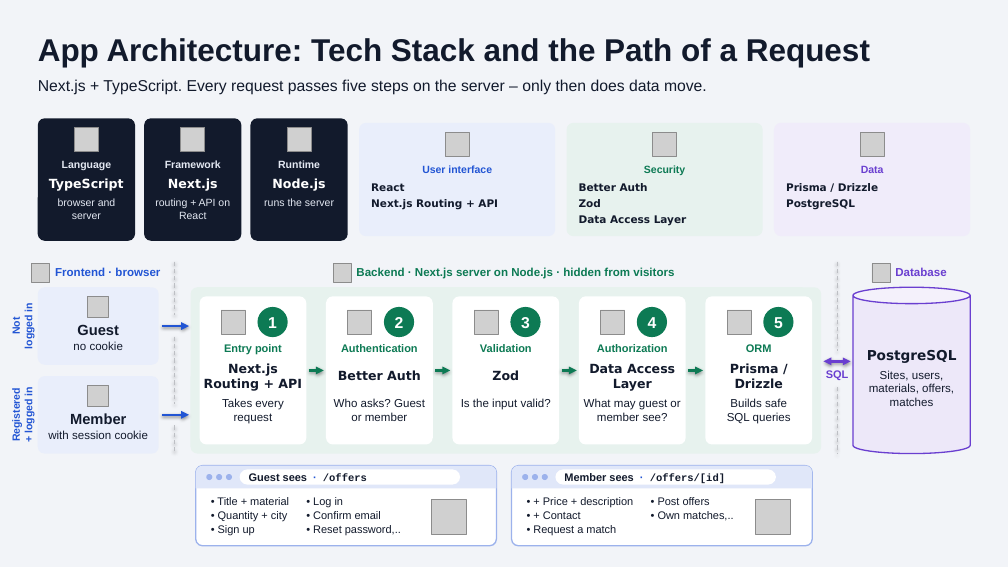
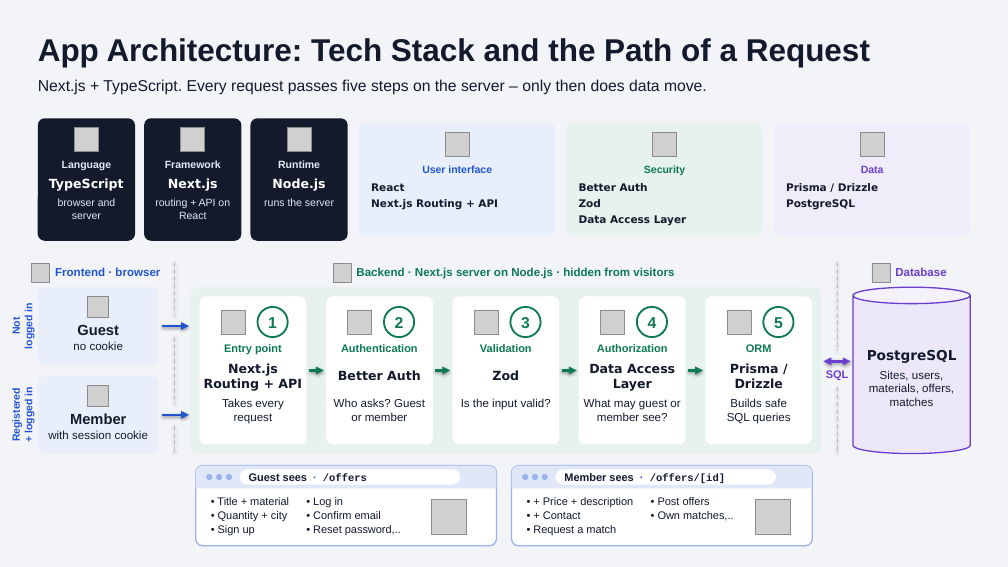
Before and after one commit to lu4k87/__project_applied_research, a slide deck: slide 1 of Praesentation/folien/App-Architecture-EN.pptx. Drawn at 1008x567 pixels with LibreOffice and Linux fonts; fonts in the diff are those of the drawing; grey boxes stand for pictures; background and template pictures are left out. Boxes give left, top, right and bottom in pixels: in the first picture for what was removed or moved away, otherwise in the second. Text is boxed around its words. In the diff, an @@ line names an element or a change of style, - is before the commit and + after.

```diff
--- a/Praesentation/folien/App-Architecture-EN.pptx
+++ b/Praesentation/folien/App-Architecture-EN.pptx
@@ text colour #FFFFFF to #0D7A54; fill #0D7A54 to none; outline none to #0D7A54 1.75 pt in 5 elements at [258, 307, 288, 337], [384, 307, 414, 337], [510, 307, 541, 337], [637, 307, 667, 337], [764, 307, 794, 337] @@
```
Also in this commit, not shown: 4 other files.
